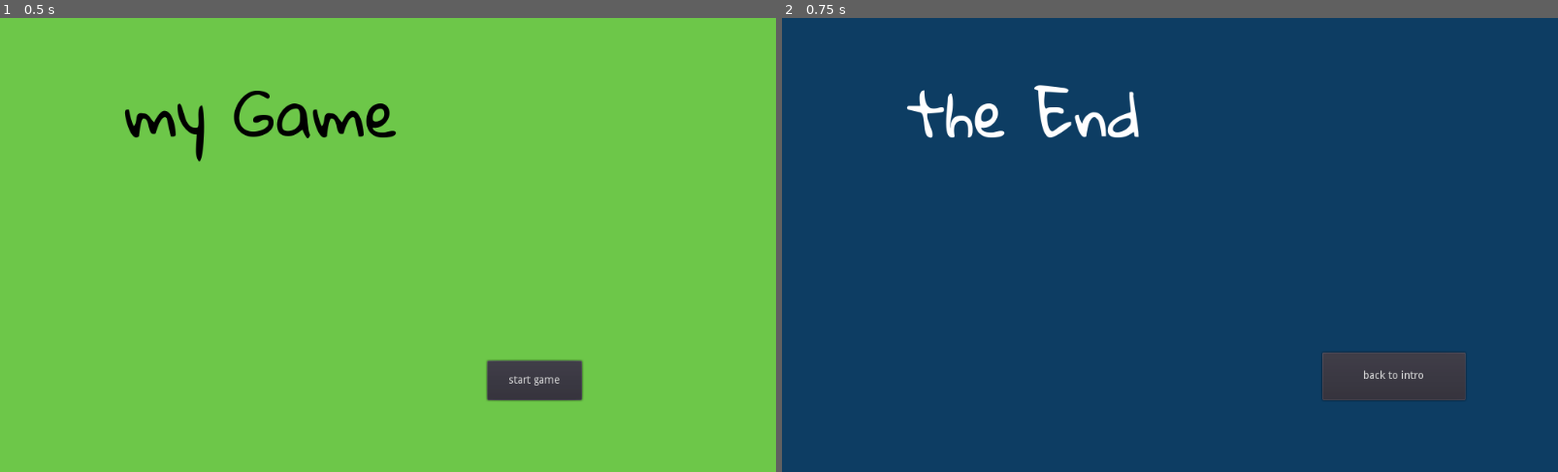
Above: before the commit, frames 1-2 (left to right).
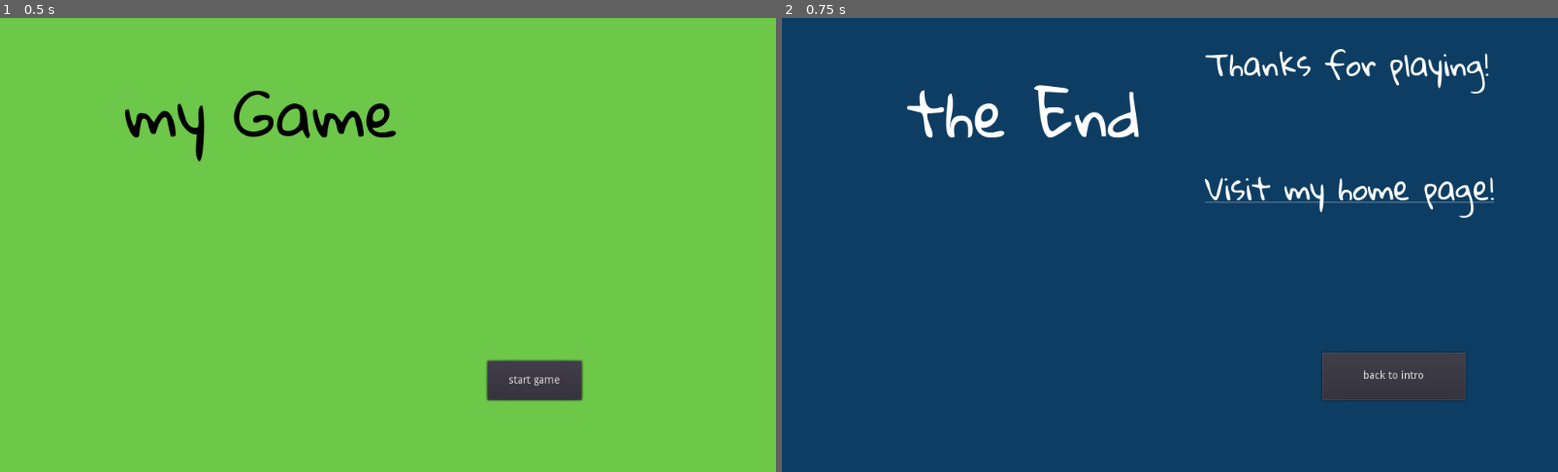
Above: after the commit, the same moments.

Repository: dirkk0/cgl_magdr_2023
Game: Godot game, scene res://scene_intro.tscn
The game is run twice, just before and just after one commit, with the same random seed, the same clock (stepped at 60 frames per second) and the same inputs.
Inputs:
- Up to frame 1 (0.5 s): no input
- Up to frame 2 (0.75 s): click "start game" at 0.5 s

Frame 1 is identical in both runs. In frame 2, 1.5% of the frame differs, in the area x 54-92%, y 6-45%.

Commit message:
external link

Diff:
--- a/3_scene_change/scene_outro.gd
+++ b/3_scene_change/scene_outro.gd
@@ -20,3 +20,9 @@
 	var intro_scene = load("res://scene_intro.tscn")
 	get_tree().change_scene_to(intro_scene)
 	pass # Replace with function body.
+
+
+func _on_RichTextLabel_meta_clicked(meta):
+	print(meta)
+	OS.shell_open(meta)
+	pass # Replace with function body.
--- a/3_scene_change/scene_outro.tscn
+++ b/3_scene_change/scene_outro.tscn
@@ -1,7 +1,11 @@
-[gd_scene load_steps=6 format=2]
+[gd_scene load_steps=7 format=2]
 
 [ext_resource path="res://GloriaHallelujah.ttf" type="DynamicFontData" id=1]
 [ext_resource path="res://scene_outro.gd" type="Script" id=2]
+
+[sub_resource type="DynamicFont" id=4]
+size = 40
+font_data = ExtResource( 1 )
 
 [sub_resource type="BitmapFont" id=1]
 
@@ -21,6 +25,25 @@
 modulate = Color( 0.054902, 0.243137, 0.392157, 1 )
 anchor_right = 1.0
 anchor_bottom = 1.0
+rect_pivot_offset = Vector2( 462, 272 )
+
+[node name="RichTextLabel" type="RichTextLabel" parent="CanvasLayer"]
+margin_left = 558.0
+margin_top = 20.0
+margin_right = 1010.0
+margin_bottom = 436.0
+custom_fonts/normal_font = SubResource( 4 )
+bbcode_enabled = true
+bbcode_text = "Thanks for playing!
+
+[url=https://www.test.de/]Visit my home page![/url]
+
+"
+text = "Thanks for playing!
+
+Visit my home page!
+
+"
 
 [node name="Label" type="Label" parent="CanvasLayer"]
 margin_left = 165.0
@@ -38,4 +61,5 @@
 margin_bottom = 505.0
 text = "back to intro"
 
+[connection signal="meta_clicked" from="CanvasLayer/RichTextLabel" to="." method="_on_RichTextLabel_meta_clicked"]
 [connection signal="pressed" from="CanvasLayer/Button" to="." method="_on_Button_pressed"]
